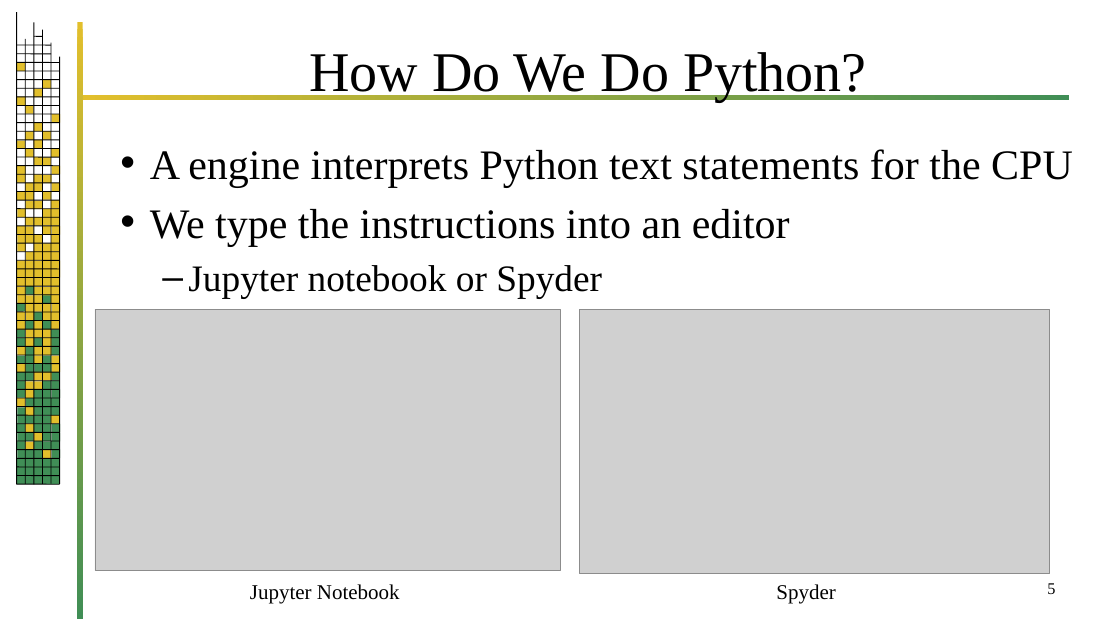
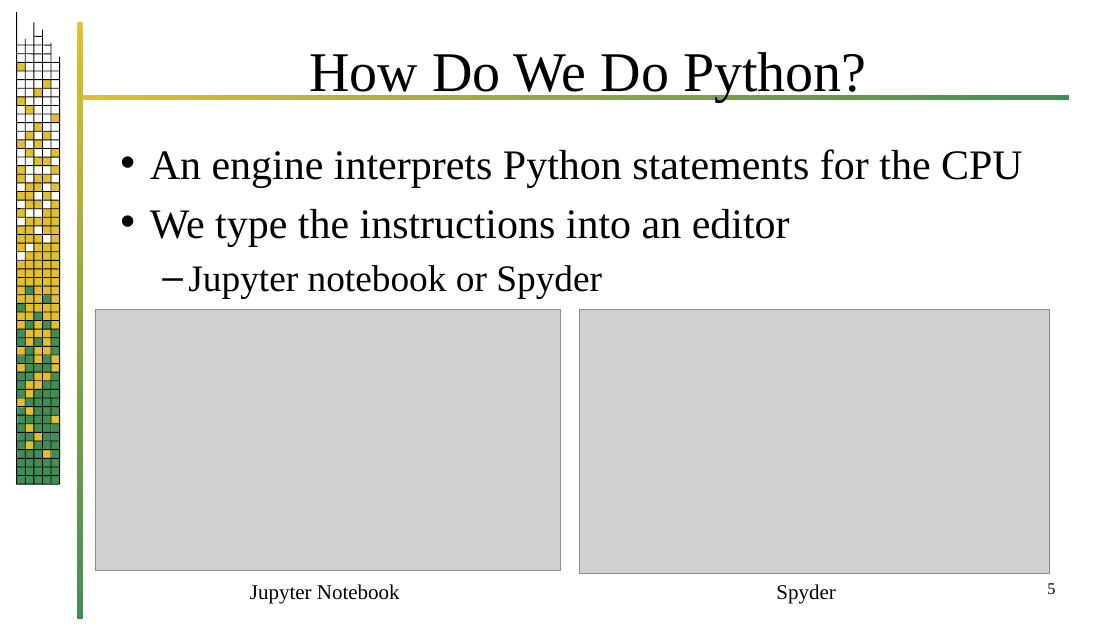
Before and after one commit to erinliebe/msbi, a slide deck: slide 5 of PythonInFourHours.pptx. Drawn at 1120x630 pixels with LibreOffice and Linux fonts; fonts in the diff are those of the drawing; grey boxes stand for pictures; background and template pictures are left out. Boxes give left, top, right and bottom in pixels: in the first picture for what was removed or moved away, otherwise in the second. Text is boxed around its words. In the diff, an @@ line names an element or a change of style, - is before the commit and + after.

```diff
--- a/PythonInFourHours.pptx
+++ b/PythonInFourHours.pptx
@@ text at (150, 149, 1023, 187): text changed @@
-• A engine interprets Python text statements for the CPU
+• An engine interprets Python statements for the CPU
```
Also in this commit, not shown: 1 other slide changed.
